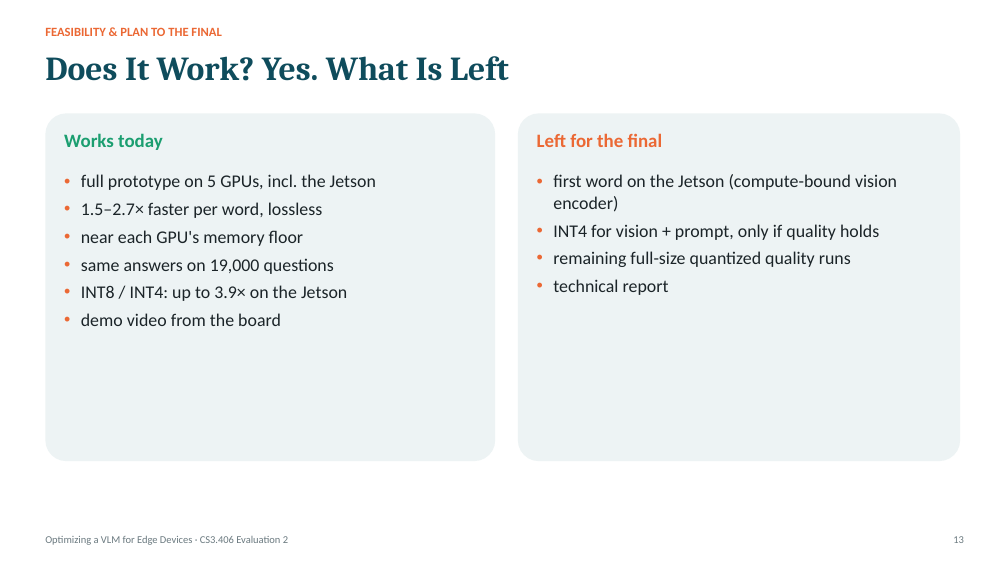
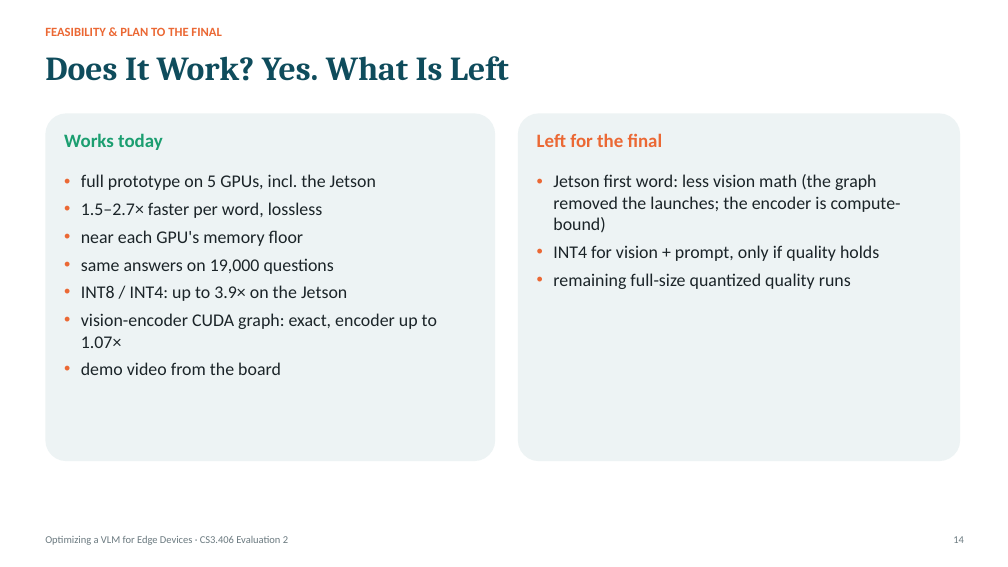
Before and after one commit to jainilbavishi24/LFM2.5-VL-Optimization, a slide deck: slide 14 of presentations/eval2/PAA_Eval2_Working_Prototype.pptx (slide 13 before the commit). Drawn at 1008x567 pixels with LibreOffice and Linux fonts; fonts in the diff are those of the drawing. Boxes give left, top, right and bottom in pixels: in the first picture for what was removed or moved away, otherwise in the second. Text is boxed around its words. In the diff, an @@ line names an element or a change of style, - is before the commit and + after.

```diff
--- a/presentations/eval2/PAA_Eval2_Working_Prototype.pptx
+++ b/presentations/eval2/PAA_Eval2_Working_Prototype.pptx
@@ text at box(553, 174, 901, 232): text changed @@
-• first word on the Jetson (compute-bound vision encoder)
+• Jetson first word: less vision math (the graph removed the launches; the encoder is compute-bound)
@@ text at box(553, 279, 669, 295): paragraph removed @@
-• technical report
@@ text at box(81, 313, 437, 348): paragraph added @@
+• vision-encoder CUDA graph: exact, encoder up to 1.07×
```
Also in this commit, not shown: 7 other slides changed, 1 slide added, 2 other files.
